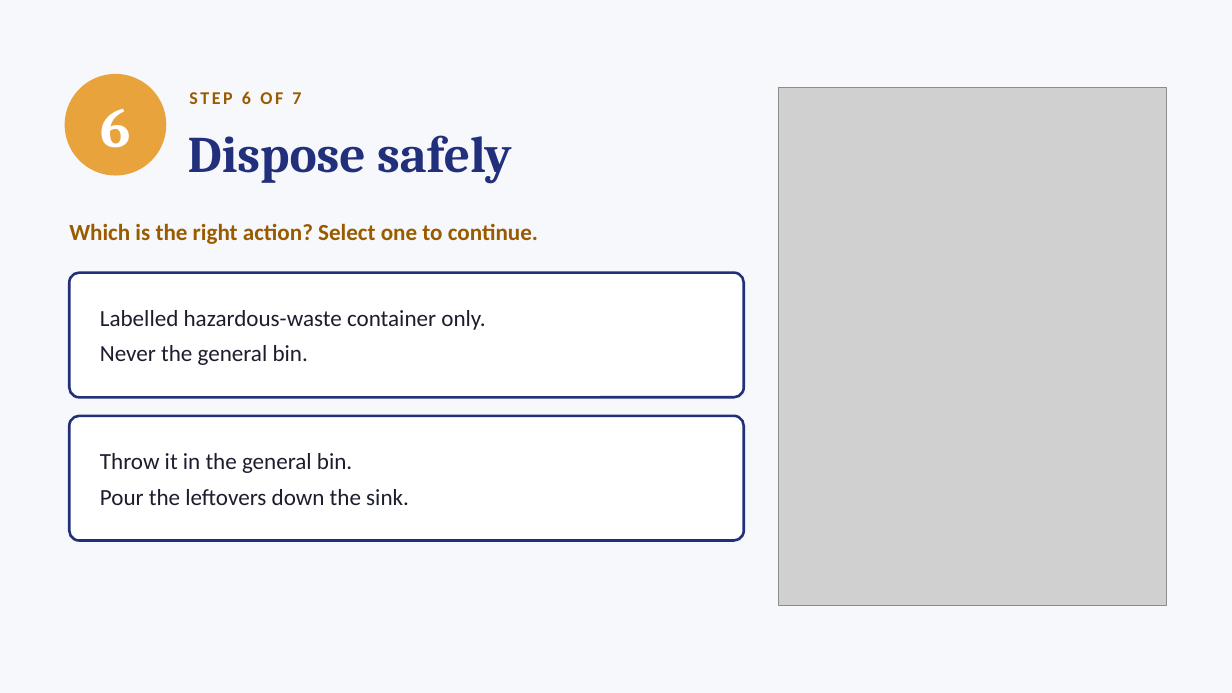
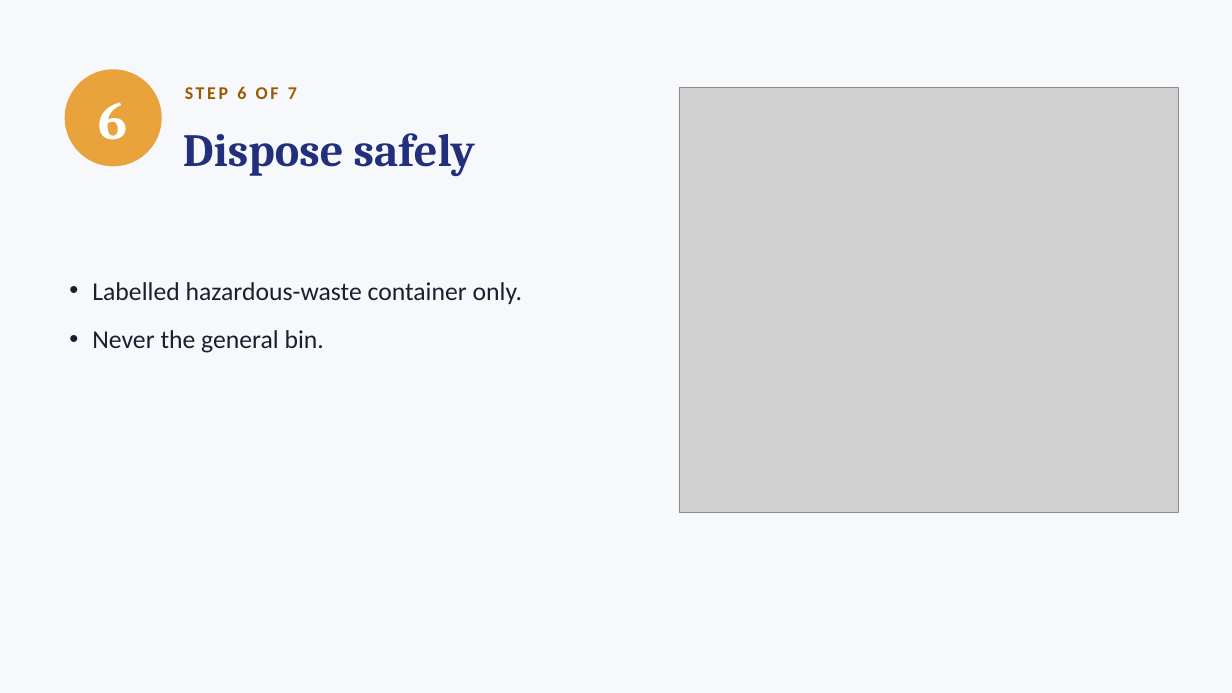
Before and after one commit to ProfeAnaEslavaEdTech/eLearningportfolio, a slide deck: slide 7 of assets/Spill-7-Steps-video.pptx. Drawn at 1232x693 pixels with LibreOffice and Linux fonts; fonts in the diff are those of the drawing; grey boxes stand for pictures. Boxes give left, top, right and bottom in pixels: in the first picture for what was removed or moved away, otherwise in the second. Text is boxed around its words. In the diff, an @@ line names an element or a change of style, - is before the commit and + after.

```diff
--- a/assets/Spill-7-Steps-video.pptx
+++ b/assets/Spill-7-Steps-video.pptx
@@ text "6" at (x1=99, y1=102, x2=128, y2=140): size 44 to 42 pt @@
@@ ellipse resized from (x1=65, y1=74, x2=166, y2=176) to (x1=65, y1=69, x2=162, y2=166) @@
@@ text "STEP 6 OF 7" moved from (x1=189, y1=91, x2=301, y2=104) to (x1=185, y1=86, x2=297, y2=99) @@
@@ picture resized from (x1=779, y1=88, x2=1167, y2=605) to (x1=679, y1=88, x2=1178, y2=513) @@
@@ text "Dispose safely" at (x1=183, y1=133, x2=475, y2=176): size 40 to 36 pt @@
@@ text "Labelled hazardous-waste container only." moved from (x1=69, y1=273, x2=744, y2=397) to (x1=92, y1=282, x2=522, y2=353) @@
@@ text "Labelled hazardous-waste container only." at (x1=92, y1=282, x2=522, y2=353): size 18 to 20 pt; bullet none to •; more space between paragraphs; fill #FFFFFF to none; outline #22307C 2 pt to none @@
@@ text removed at (x1=69, y1=223, x2=538, y2=244) @@
-Which is the right action? Select one to continue.
@@ rounded rectangle removed at (x1=69, y1=416, x2=744, y2=541) @@
-Throw it in the general bin.
-Pour the leftovers down the sink.
```
Also in this commit, not shown: 8 other slides changed.
